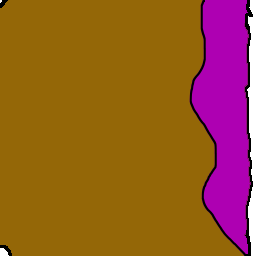
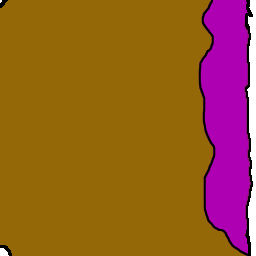
The second 256px x 256px image is a revision of the first. Changes to its layers:
hid "N3XR Bottom", painted on it over [left=189, top=0, right=248, bottom=256]
added layer "N3XR Bottom-New" above "N3XR Top-New" over [left=189, top=0, right=248, bottom=256]
